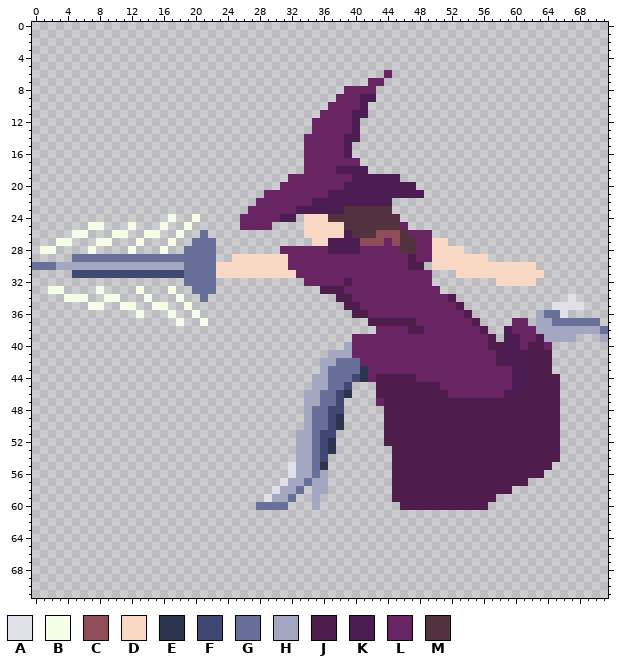
Two versions of one sprite sheet, Spells/DLSB_Fleche.png. Above is the file before it was changed.
The file is 72x72 pixels.
Palette (. is transparent): A #dfe0e8  B #f5ffe8  C #8f4d57  D #fad8c6  E #2c354d  F #404973  G #686f99  H #a3a7c2  J #4f1d4c  K #4b1d52  L #692464  M #52333f
Pixels before (only the part around the change), first column x 0:
16 ..................................LLLLLK..
17 ..................................LLLLLLL.
18 ..................................LLLLKKKK
19 ................................LLLLLLLLKK
20 ...............................LLLLLLLLKKK
21 .............................LLLLLLLLKKKKK
22 ............................LLLLLLLKKKKKKK
23 ...........................LLLLLLKKKKKKMMM
24 .................B..B.....LLLLLKK.DDDMMMMM
25 .......BB...B...B..B......LLLL....DDDDDMMM
26 .....BB...BB..BB..B..G............DDDDDKMM
27 ...BB...BB...B...B..GGG............DDKKKKC
28 .BB....B....B...B..GGGG........LLLLLLKKKKL
29 .....GGGGGGGGGGGGGGGGGG..DDDDDDDLLLLLLLLLL
30 GGGHHHHHHHHHHHHHHHHGGGGDDDDDDDDDLLLLLLLLLL
31 .....FFFFFFFFFFFFFFGGGGDDDDDDDDDDLLLLLLLLL
32 ...................GGGG...........LLLLLJLL
33 ..BB....B....B...B..GGG.............JJJLLL
34 ....BBB..BB...B...B..G................JJLL
35 .......BB..BB..BB..B...................JJL
36 .............B...B..B...................JJ
37 ..................B..B....................
38 ..........................................
39 ........................................LL
40 .......................................HLL
41 .....................................HHHLL
42 ....................................HHGGGL
43 ....................................HGGGGE
44 ...................................HHGGGFE
45 ...................................HHGGF..
46 ..................................HHGGFE..
47 ..................................HHGGF...
48 ..................................HGGFF...
49 ..................................HGGFE...
50 ..................................HGGFE...
51 .................................HHGFF....
And afterwards:
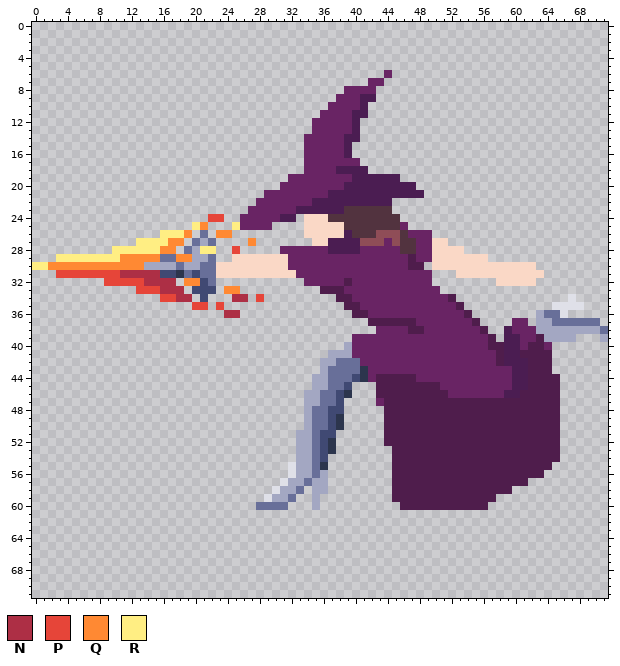
Colours new in this view: N #ad2f45  P #e64539  Q #ff8933  R #ffee83
From the commit log: Fleche sprite update. Reverting a bad idea.
Changes in this commit:
y 24: x 17 B -> .; x 20 B -> .; x 22..23 .. -> PP
y 25: x 7..8 BB -> ..; x 12 B -> .; x 16 B -> .; x 19..21 B.. -> .RQ; x 25 . -> R
y 26: x 5..6 BB -> ..; x 10..11 BB -> ..; x 14..19 BB..B. -> ..RRRQ; x 23..24 .. -> QQ
y 27: x 3..4 BB -> ..; x 8..9 BB -> ..; x 13..18 B...B. -> RRRRQQ; x 21 G -> H; x 27 . -> Q
y 28: x 1..2 BB -> ..; x 7 B -> .; x 10..17 ..B...B. -> RRRRRRQQ; x 20..22 GGG -> HRR; x 25 . -> P
y 29: x 3..15 ..GGGGGGGGGGG -> RRRRRRRRQQQQQ; x 18..21 GGGG -> QQHH
y 30: x 0..13 GGGHHHHHHHHHHH -> RRQQQQQQQQQQQQ; x 18..20 HGG -> GHH
y 31: x 3..15 ..FFFFFFFFFFF -> PPPPPPPPNNNNN; x 18 F -> E; x 20 G -> F
y 32: x 9..17 ......... -> PPPPPNNNN; x 19..21 GGG -> QQF
y 33: x 2..3 BB -> ..; x 8 B -> .; x 13..18 B...B. -> PPPNNN; x 20..22 GGG -> FFF; x 24..25 .. -> QQ
y 34: x 4..6 BBB -> ...; x 9..10 BB -> ..; x 14 B -> .; x 16..19 ..B. -> PPNN; x 21 G -> F; x 25..26 .. -> NN; x 28 . -> P
y 35: x 7..8 BB -> ..; x 11..12 BB -> ..; x 15..16 BB -> ..; x 19..21 B.. -> .PP; x 23 . -> P
y 36: x 13 B -> .; x 17 B -> .; x 20 B -> .; x 24..25 .. -> NN
y 37: x 18 B -> .; x 21 B -> .
Pixel boxes of the changes (left, top, right, bottom) in both pictures:
changed: (32, 214, 264, 326)
